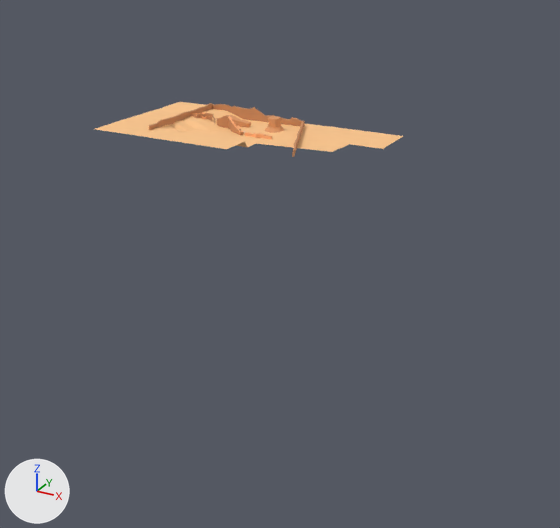
The FBX model EcoSphere/Assets/Models/Levels/level1.fbx, before and after one commit.
One viewpoint serves both versions: a camera (50 mm lens) standing at (1844.0, -2627.0, 726.0) and looking at (798.0, -726.0, -224.0). Every picture has the same lights, and +X, +Y and +Z are marked at lower left. Where no turn or scale is listed for an object, it has been applied to the vertices. Vertices at the same position are counted once.
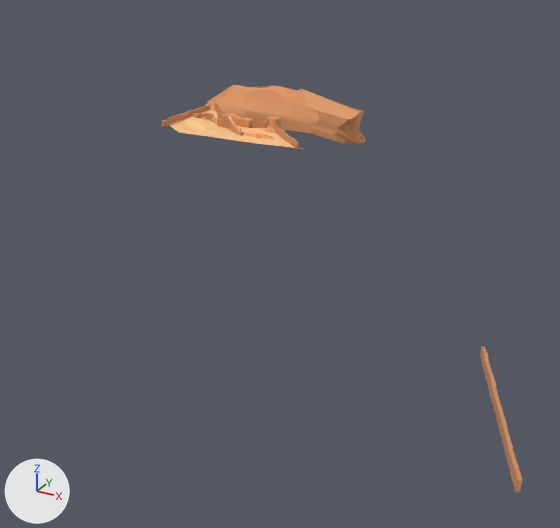
Commit message: Reprise du sol et de l'arrière plan

What differs and where, as boxes [x1, y1, x2, y2] in the pictures (560 x 528 px):
'Plane.001', reshaped (56% narrower, 22% shorter): before [95, 102, 403, 152]; after [168, 110, 302, 149]
'Cube.016', added (orange): after [205, 85, 366, 145]
'Cube.008', moved: before [292, 121, 304, 157]; after [480, 346, 522, 493]
'Cube.004', moved, rescaled (25% narrower, 14% shorter): before [149, 103, 213, 130]; after [162, 104, 210, 127]
'Cube.013', rescaled (14% wider, 14% taller): before [223, 115, 251, 128]; after [221, 113, 253, 128]
'Cube.014', added: after [275, 126, 299, 149]
'Cube.015', added: after [249, 120, 269, 128]

The edits, one by one:
me_plane_001 is used by ob_plane_001; location (81.0, 11.0, -8.0).
me_plane_001 had 339 vertices, 300 faces and spanned x -314.0..750.0, y -372.0..209.0, z -36.0..5.0.
me_plane_001 now has 87 vertices, 65 faces and spans x -112.0..499.0, y -169.0..166.0, z -30.0..2.0.
me_plane_001 part 1: 9 vertices moved from x -169.0..368.0, y -149.0..62.0, z -36.0..1.0 to x -106.0..429.0, y -149.0..61.0, z -29.0..1.0; 277 vertices removed from x -314.0..750.0, y -372.0..209.0, z -33.0..5.0; 25 vertices added at x -112.0..499.0, y -159.0..166.0, z -28.0..2.0.
Mesh me_cube_035 is new.
It has 296 vertices, 294 faces and spans x -355.0..395.0, y -55.0..62.0, z -90.0..127.0.
It uses material mat_mountain_rock_1 (orange #e49d68).
Mesh me_cube_027 is new.
It has 320 vertices, 318 faces and spans x -98.0..98.0, y -91.0..100.0, z -13.0..16.0.
It uses material mat_falaise (orange #cc8e61).
Mesh me_cube_034 is new.
It has 384 vertices, 382 faces and spans x -223.0..222.0, y -6.0..5.0, z -37.0..18.0.
It uses material mat_falaise (orange #cc8e61).
Object 'Cube.004' (ob_cube_004) moves from (-27.0, -51.0, 1.0) to (-27.0, -6.0, 1.0).
Object 'Cube.004' (ob_cube_004) is rescaled from (1.0, 1.0, 1.0) to (0.822, 1.0, 1.0).
Object 'Cube.008' (ob_cube_008) moves from (501.0, -40.0, -23.0) to (1607.0, -1333.0, -124.0).
Object 'Cube.013' (ob_cube_013) is rescaled from (1.89, 1.89, 1.17) to (2.05, 1.89, 1.76).
Object 'Cube.016' (ob_cube_016) is new; it shows me_cube_035.
Its location is (276.0, 167.0, -10.0).
Object 'Cube.014' (ob_cube_014) is new; it shows me_cube_027.
Its location is (461.0, -62.0, -23.0).
Object 'Cube.015' (ob_cube_015) is new; it shows me_cube_034.
Its location is (272.0, 66.0, -16.0).
Its rotation in degrees is (-180, 0, 16).
Its scale is (-0.233, -1.0, -0.626).
